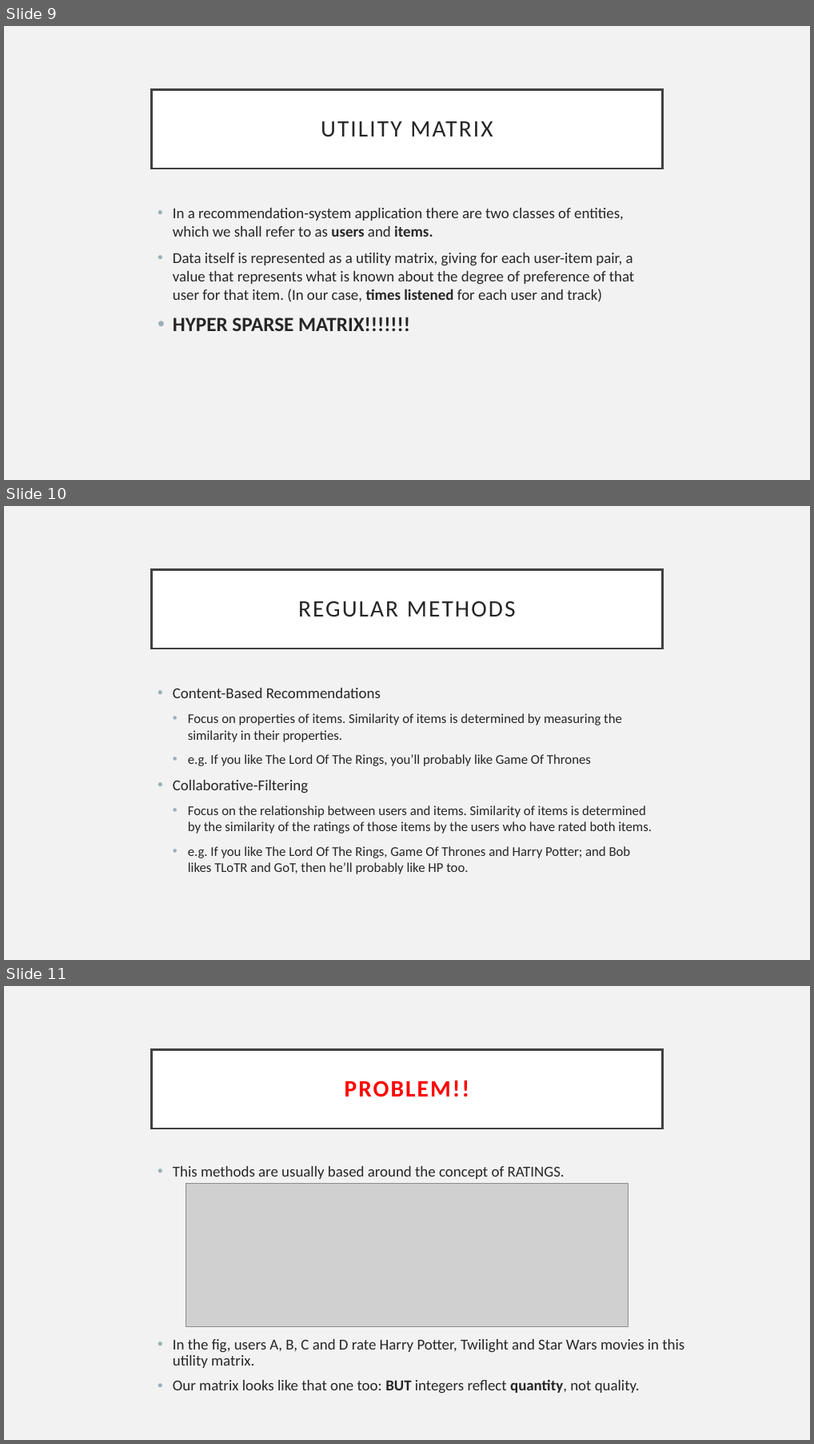
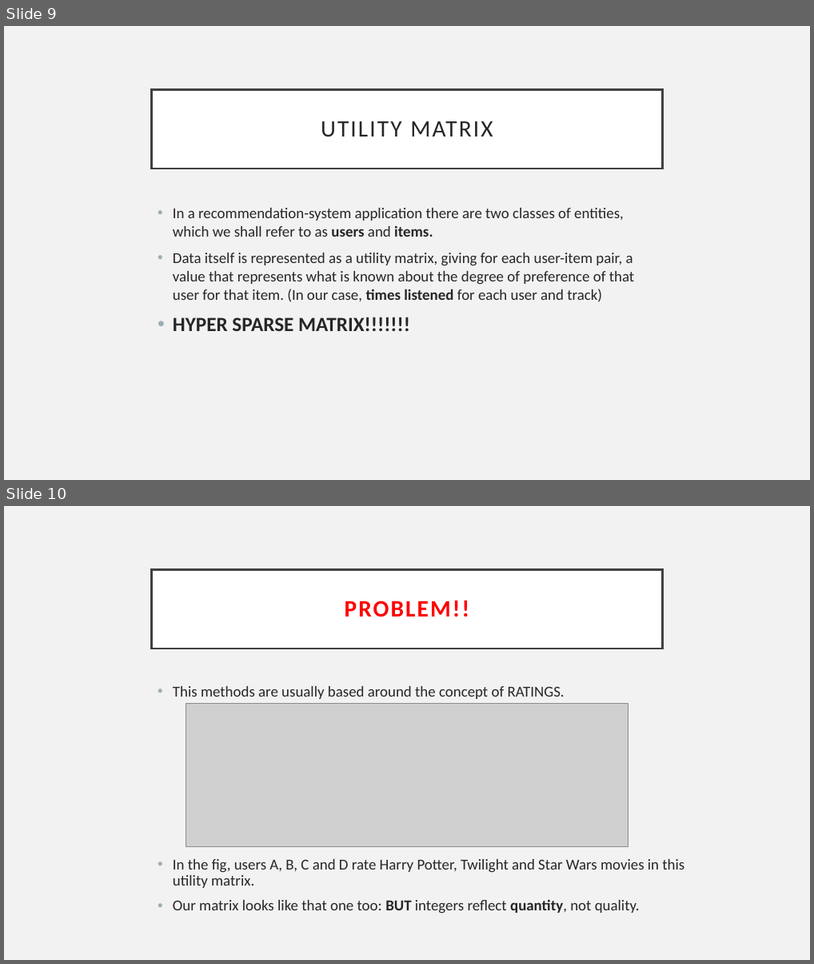
Before and after one commit to alexing/musicmagal, a slide deck: presentation.pptx. Shown one above the other, each under a label of ours: slides 9, 10 and 11 before the commit, slides 9 and 10 after it. The pictures are 814x1444 and 814x964 pixels, drawn with LibreOffice and Linux fonts; fonts in the diff are those of the drawing; grey boxes stand for pictures. Boxes give left, top, right and bottom in pixels: in the first picture for what was removed or moved away, otherwise in the second. Text is boxed around its words. In the diff, an @@ line names an element or a change of style, - is before the commit and + after.

```diff
--- a/presentation.pptx
+++ b/presentation.pptx
@@ slide 10 removed at (4,506,810,960), background #F2F2F2 @@
@@ title removed at (152,569,662,648) @@
-REGULAR METHODS
@@ text removed at (173,688,652,874) @@
-• Content-Based Recommendations
-  • Focus on properties of items. Similarity of items is determined by measuring the similarity in their properties.
-  • e.g. If you like The Lord Of The Rings, you’ll probably like Game Of Thrones
-• Collaborative-Filtering
-  • Focus on the relationship between users and items. Similarity of items is determined by the similarity of the ratings of those items by the users who have rated both items.
-  • e.g. If you like The Lord Of The Rings, Game Of Thrones and Harry Potter; and Bob likes TLoTR and GoT, then he’ll probably like HP too.
@@ what was slide 11 is now slide 10 @@
```
Also in this commit, not shown: 1 slide added, 1 other slide removed, 1 other file.
